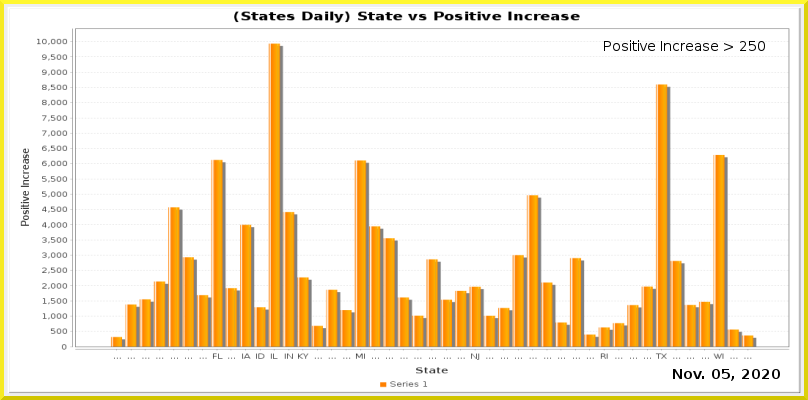
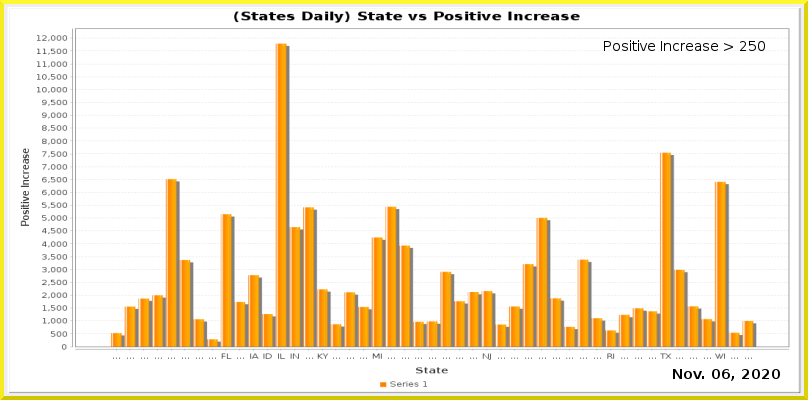
Revision of a layered 808px x 400px image; what changed, layer by layer:
painted on "Current Date" over [722, 369, 730, 379]
painted on "Date_vs_TestIncrease.png" over [37, 35, 789, 360]
